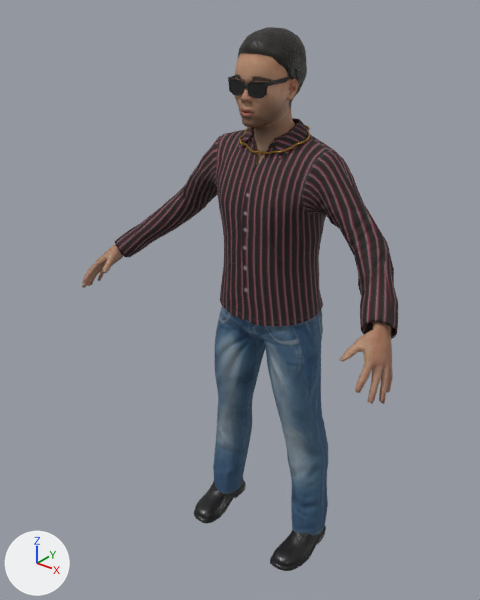
An edit to the glTF model assets/humans/cp_04.glb, drawn before and after from the same camera.
The view is the same before and after, from a 50 mm camera at (1.146, -1.607, 1.88) aimed at (-0.054, -0.107, 0.95). The axes (+X, +Y, +Z) are drawn at lower left. The lights are the same throughout. The first picture is the older version. Vertices at exactly the same position are counted once.

In view in the first picture: 'cp_04.body', 'cp_04.haircut', 'cp_04.male_casualsuit03', 'cp_04.shoes04', 'cp_04.spamrakuen_sagerfrogs_glasses_01' and 1 more.
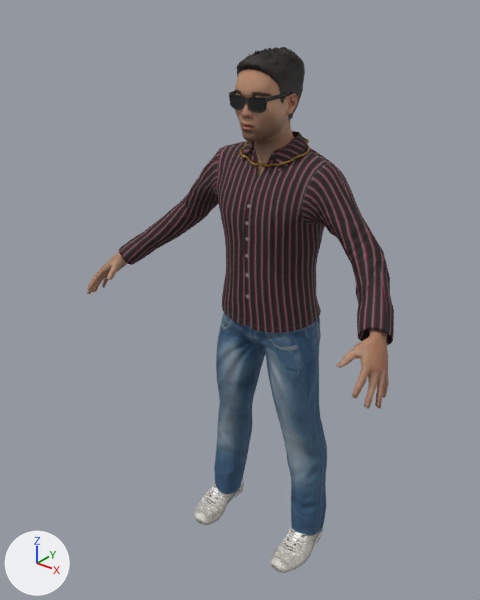
Pixel boxes [x1, y1, x2, y2] of what changed, in the pictures (480 x 600 px; the box of a moved part takes in the faces that stretch with it):
'cp_04.male_casualsuit03', reshaped: before [115, 118, 398, 536]; after [119, 131, 394, 536]
'cp_04.body', reshaped: before [82, 53, 393, 404]; after [87, 69, 389, 409]
'cp_04.shoes04', reshaped, recoloured: before [194, 477, 326, 571]; after [195, 479, 323, 573]
'cp_04.haircut', deleted: before [238, 27, 307, 101]
'cp_04.short01', added: after [236, 47, 305, 119]
'cp_04.spamrakuen_sagerfrogs_glasses_01', reshaped: before [228, 75, 298, 98]; after [229, 90, 296, 113]
part 1 of me_base, moved or reshaped: before [234, 53, 299, 165]; after [235, 69, 298, 177]
part 2 of me_base, moved or reshaped: before [82, 244, 123, 288]; after [87, 252, 127, 294]
part 3 of me_base, moved or reshaped: before [339, 322, 393, 404]; after [336, 329, 389, 409]
part 5 of me_shoes04, moved or reshaped: before [270, 526, 326, 571]; after [270, 527, 323, 573]
part 6 of me_shoes04, moved or reshaped: before [194, 477, 246, 524]; after [195, 479, 244, 525]

Diff of the bpy script that builds the scene:
```diff
--- a/assets/humans/cp_04.glb.py
+++ b/assets/humans/cp_04.glb.py
@@ mat_cp_04_short01 @@
+mat_cp_04_short01 = bpy.data.materials.new('cp_04.short01')
+# uses the picture img_short01_diffuse
@@ me_base @@
-me_base.from_pydata(...)  # 4796 vertices, 9486 faces; spans x -0.56..0.56, y -0.37..0.07, z 0.15..1.74
+me_base.from_pydata(...)  # 4798 vertices, 9488 faces; spans x -0.55..0.55, y -0.36..0.06, z 0.15..1.69
+# me_base part 1: 280 vertices moved within x -0.08..0.08, y -0.15..0.05, z 1.44..1.65; 3668 vertices removed from x -0.15..0.15, y -0.16..0.07, z 1.39..1.74; 3666 vertices added at x -0.15..0.15, y -0.16..0.06, z 1.35..1.69
+# me_base part 2: 158 vertices removed from x -0.56..-0.43, y -0.37..-0.14, z 0.92..1.11; 160 vertices added at x -0.55..-0.43, y -0.36..-0.14, z 0.9..1.08
+# me_base part 3: 158 vertices removed from x 0.43..0.56, y -0.37..-0.14, z 0.92..1.11; 160 vertices added at x 0.43..0.55, y -0.36..-0.14, z 0.9..1.08
+# other edits to the shape of me_base do not show in these pictures
 me_base.materials.append(mat_cp_04_body)
@@ me_male_casualsuit03 @@
-me_male_casualsuit03.from_pydata(...)  # 2499 vertices, 4800 faces; spans x -0.51..0.521, y -0.246..0.14, z 0.064..1.513
+me_male_casualsuit03.from_pydata(...)  # 2499 vertices, 4800 faces; spans x -0.499..0.51, y -0.24..0.132, z 0.063..1.477
+# me_male_casualsuit03 part 4: 2499 of 2499 vertices moved; they spanned x -0.51..0.521, y -0.246..0.14, z 0.064..1.513 and now span x -0.499..0.51, y -0.24..0.132, z 0.063..1.477; mean shift (0.0, 0.001, -0.025)
 me_male_casualsuit03.materials.append(mat_cp_04_male_casualsuit03)
@@ me_shoes04 @@
-me_shoes04.from_pydata(...)  # 1722 vertices, 3320 faces; spans x -0.245..0.245, y -0.2..0.068, z -0.003..0.199
-me_shoes04.materials.append(mat_cp_04_shoes04)
+me_shoes04.from_pydata(...)  # 1594 vertices, 3064 faces; spans x -0.246..0.246, y -0.203..0.062, z -0.016..0.194
+# me_shoes04 part 5: 716 vertices removed from x 0.137..0.245, y -0.2..0.068, z -0.003..0.104; 652 vertices added at x 0.134..0.246, y -0.203..0.062, z -0.016..0.093
+# me_shoes04 part 6: 716 vertices removed from x -0.245..-0.137, y -0.2..0.068, z -0.003..0.104; 652 vertices added at x -0.246..-0.134, y -0.203..0.062, z -0.016..0.093
+# other edits to the shape of me_shoes04 do not show in these pictures
+me_shoes04.materials.append(mat_cp_04_shoes06)  # picture img_shoes06_diffuse
@@ me_sagerfrog_s_glasses_01 @@
-me_sagerfrog_s_glasses_01.from_pydata(...)  # 636 vertices, 1236 faces; spans x -0.079..0.079, y -0.154..-0.01, z 1.59..1.64
+me_sagerfrog_s_glasses_01.from_pydata(...)  # 636 vertices, 1236 faces; spans x -0.078..0.078, y -0.153..-0.011, z 1.552..1.601
+# me_sagerfrog_s_glasses_01 part 7: the whole mesh is multiplied about its middle by the matrix ((0.984, 0.0, 0.0), (0.0, 0.98, 0.0), (0.0, 0.019, 0.947)), then moved by (0.0, 0.0, -0.038)
 me_sagerfrog_s_glasses_01.materials.append(mat_cp_04_spamrakuen_sagerfrogs_glasses_01)
@@ ob_cp_04_haircut @@
-ob_cp_04_haircut = bpy.data.objects.new('cp_04.haircut', me_cp_04_haircut)
@@ ob_cp_04_short01 @@
+ob_cp_04_short01 = bpy.data.objects.new('cp_04.short01', me_short01)  # 2984 vertices, 3678 faces; spans x -0.081..0.078, y -0.138..0.075, z 1.497..1.707
+ob_cp_04_short01.location = (0.0, 0.0, 0.0)
```
